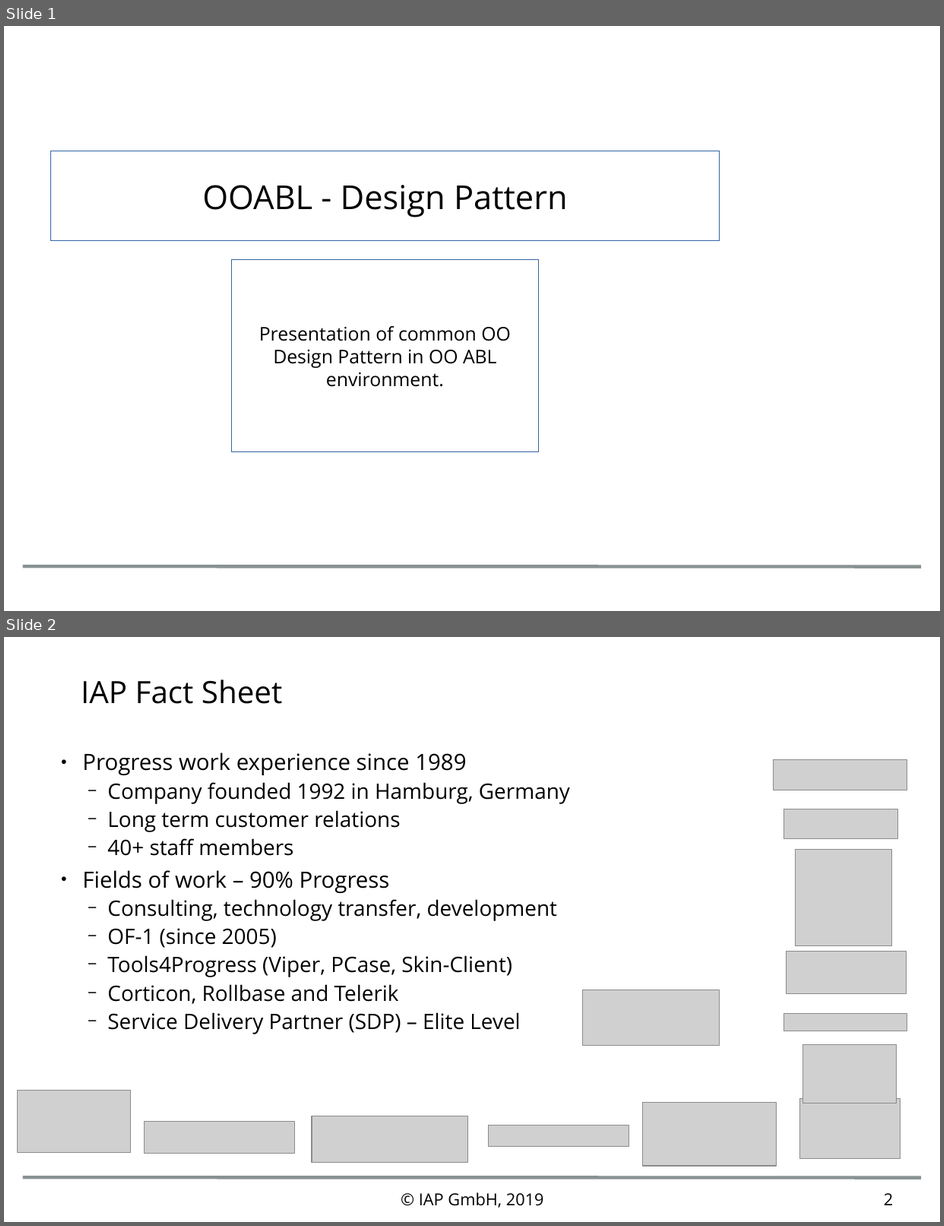
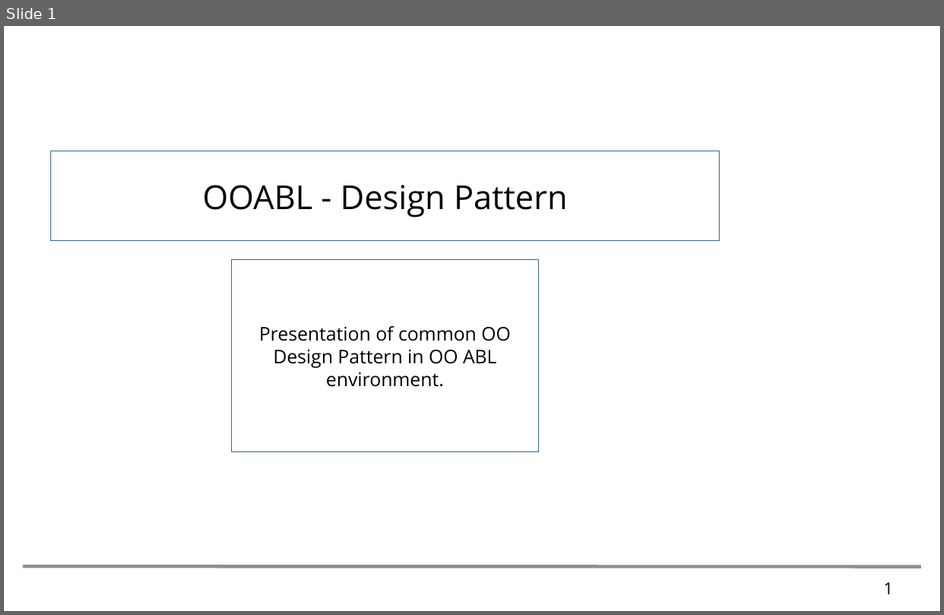
Before and after one commit to nik00iap/openedgeExcercises, a slide deck: doc/2019 04 - EN _ OO Design Pattern in OOABL.odp. Shown one above the other, each under a label of ours: slides 1 and 2 before the commit, slide 1 after it. The pictures are 944x1226 and 944x615 pixels, drawn with LibreOffice and Linux fonts; fonts in the diff are those of the drawing; grey boxes stand for pictures; background and template pictures are left out. Boxes give left, top, right and bottom in pixels: in the first picture for what was removed or moved away, otherwise in the second. Text is boxed around its words. In the diff, an @@ line names an element or a change of style, - is before the commit and + after.

```diff
--- a/doc/2019 04 - EN _ OO Design Pattern in OOABL.odp
+++ b/doc/2019 04 - EN _ OO Design Pattern in OOABL.odp
@@ slide 2 removed at [4, 637, 940, 1222], background #FFFFFF; not listed: 1 template element that a slide beside it also shows @@
@@ title removed at [81, 680, 282, 704] @@
-IAP Fact Sheet
@@ text removed at [82, 753, 570, 1034] @@
-● Progress work experience since 1989
-  − Company founded 1992 in Hamburg, Germany
-  − Long term customer relations
-  − 40+ staff members
-● Fields of work – 90% Progress
-  − Consulting, technology transfer, development
-  − OF-1 (since 2005)
-  − Tools4Progress (Viper, PCase, Skin-Client)
-  − Corticon, Rollbase and Telerik
-  − Service Delivery Partner (SDP) – Elite Level
@@ picture removed at [774, 759, 908, 790] @@
@@ picture removed at [784, 809, 898, 838] @@
@@ picture removed at [796, 849, 892, 946] @@
@@ picture removed at [787, 952, 907, 994] @@
@@ picture removed at [582, 990, 719, 1046] @@
@@ picture removed at [784, 1014, 907, 1031] @@
@@ picture removed at [804, 1045, 897, 1104] @@
@@ picture removed at [18, 1091, 132, 1154] @@
@@ picture removed at [643, 1103, 776, 1166] @@
@@ picture removed at [800, 1099, 900, 1160] @@
@@ picture removed at [144, 1122, 294, 1154] @@
@@ picture removed at [312, 1117, 468, 1163] @@
@@ picture removed at [489, 1126, 629, 1148] @@
@@ text removed at [419, 1193, 544, 1208] @@
-© IAP GmbH, 2019
@@ page number removed at [884, 1193, 893, 1205] @@
-2
@@ slide 1 changed as well @@
@@ page number added at [884, 582, 893, 594], 14 pt, text #000000 @@
+1
```
Also in this commit, not shown: 33 other slides changed, 1 other slide removed, 3 other files.
